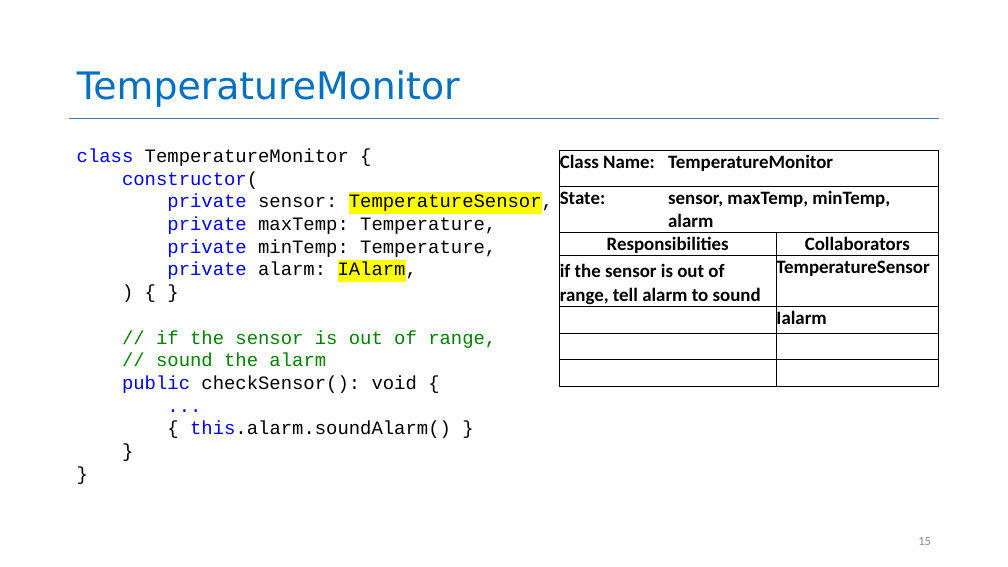
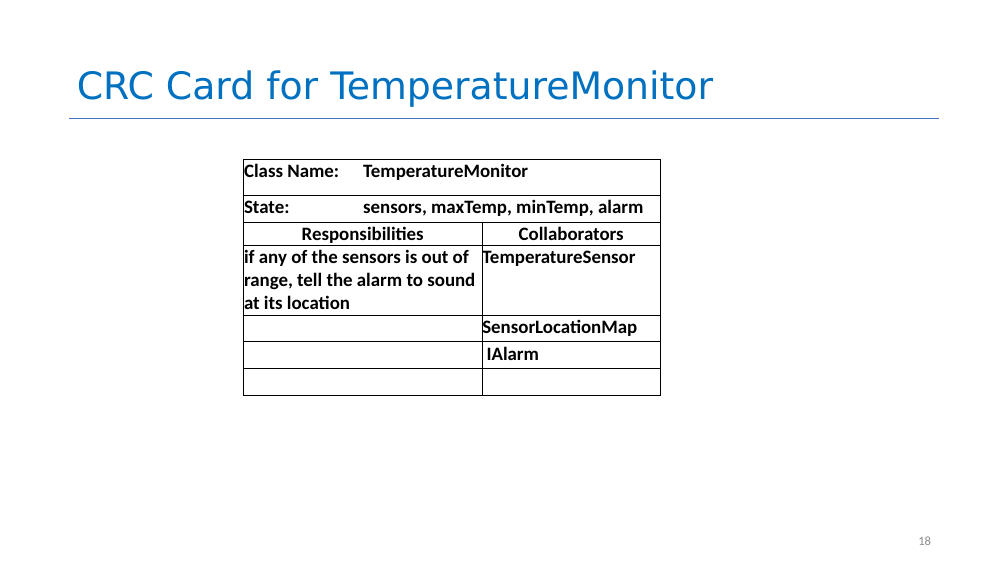
Before and after one commit to neu-se/CS4530-CS5500-Spring-2021, a slide deck: slide 18 of Slides/Lesson 2.1 Documenting Your Design.pptx (slide 15 before the commit). Drawn at 1008x567 pixels with LibreOffice and Linux fonts; fonts in the diff are those of the drawing. Boxes give left, top, right and bottom in pixels: in the first picture for what was removed or moved away, otherwise in the second. Text is boxed around its words. In the diff, an @@ line names an element or a change of style, - is before the commit and + after.

```diff
--- a/Slides/Lesson 2.1 Documenting Your Design.pptx
+++ b/Slides/Lesson 2.1 Documenting Your Design.pptx
@@ title at <box>77,70,713,107</box>: text changed @@
-TemperatureMonitor
+CRC Card for TemperatureMonitor
@@ text removed at <box>77,149,553,438</box> @@
-class TemperatureMonitor {
-constructor(
-private sensor: TemperatureSensor,
-private maxTemp: Temperature,
-private minTemp: Temperature,
-private alarm: IAlarm,
-) { }
-// if the sensor is out of range,
-// sound the alarm
-public checkSensor(): void {
-...
-{ this.alarm.soundAlarm() }
-}
-}
@@ table at <box>243,160,661,394</box> @@
-row 2, column 2: sensor, maxTemp, minTemp, alarm
+row 2, column 2: sensors, maxTemp, minTemp, alarm
-row 4: if the sensor is out of range, tell alarm to sound |  | TemperatureSensor
-row 5:  |  | Ialarm
+row 4: if any of the sensors is out of range, tell the alarm to sound at its location |  | TemperatureSensor
+row 5:  |  | SensorLocationMap
+row 6:  |  | IAlarm
-row 7:  |  | 
@@ table: place and size @@
-table at <box>560,150,938,386</box>
+table at <box>243,160,661,394</box>
```
Also in this commit, not shown: 4 other slides changed, 6 slides added, 3 other files.
